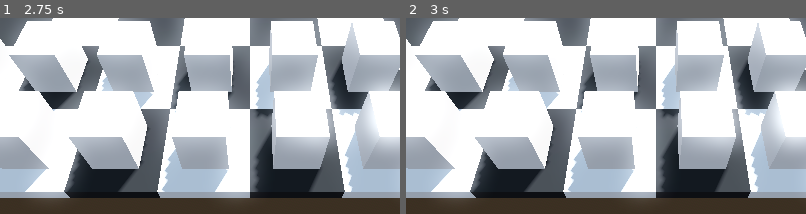
Above: before the commit, frames 1-2 (left to right).
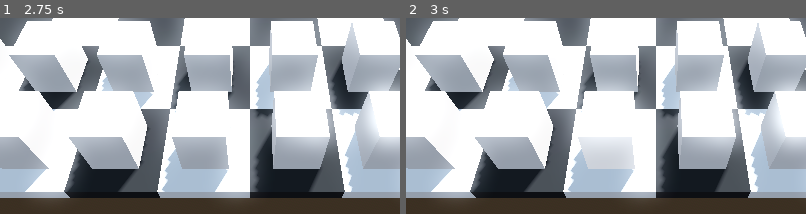
Above: after the commit, the same moments.

Repository: electricmasquerade/duelchess
Game: Godot game, scene res://Board/board.tscn
The game is run twice, just before and just after one commit, with the same random seed, the same clock (stepped at 60 frames per second) and the same inputs.
Inputs (mouse positions are % of the whole screen's width and height, from its top left):
- Up to frame 1 (2.75 s): tap Enter at 0.5, 2 s; move the mouse to (72, 44) at 0.52 s; click (72, 44) at 0.6 s; tap Space at 1.25 s; move the mouse to (30, 56) at 1.27 s; click (30, 56) at 1.35 s; move the mouse to (60, 25) at 2.02 s; click (60, 25) at 2.1 s
- Up to frame 2 (3 s): tap Space at 2.75 s; move the mouse to (45, 73) at 2.77 s; click (45, 73) at 2.85 s
The pictures show only the part of the screen within x 19-69%, y 50-100%; the shares and areas given below are measured in that part.

Frame 1 is identical in both runs. In frame 2, 2.1% of the frame differs, in the area x 43-58%, y 35-78%.

Commit message:
refactor piece handling to use a unified Piece class and improve selection logic

Diff:
--- a/Autoloads/chess_manager.gd
+++ b/Autoloads/chess_manager.gd
@@ -33,7 +33,7 @@
 	var rank: int = 8 - int(notation.substr(1, notation.length() - 1))
 	return Vector3i(file, 0, rank)
 
-func register_piece(piece: ChessPiece):
+func register_piece(piece: Piece):
 	# Registers a chess piece in the manager and notes its position.
 	var grid_position: Vector3i = piece.grid_position
 	pieces_by_position[grid_position] = piece
@@ -41,16 +41,16 @@
 	print(convert_grid_to_notation(grid_position))
 
 
-func find_legal_moves(piece: ChessPiece):
+func find_legal_moves(piece: Piece):
 	# Placeholder for legal move calculation logic.
 	var legal_moves: Array = []
 	var potential_moves: Array = []
 	# Implement specific movement rules based on piece type and color.
 	match piece.type:
-		ChessPiece.PieceType.PAWN:
+		Piece.PieceType.PAWN:
 			# get valid moves for pawn and then filter by color, captures, etc.
 			potential_moves = get_movement_vectors(piece.type)
-			if piece.color == ChessPiece.PieceColor.WHITE:
+			if piece.color == Piece.PieceColor.WHITE:
 				for i in range(potential_moves.size()):
 					potential_moves[i] = -potential_moves[i]
 			for move in potential_moves:
@@ -59,7 +59,7 @@
 				if not pieces_by_position.has(target_position):
 					legal_moves.append(target_position)
 
-		ChessPiece.PieceType.ROOK:
+		Piece.PieceType.ROOK:
 			movement_vectors = get_movement_vectors(piece.type)
 			# check all four directions until blocked
 			for vector in movement_vectors:
@@ -68,7 +68,7 @@
 					var target_position = piece.grid_position + vector * step
 					if pieces_by_position.has(target_position):
 						# check if piece at target is opponent's piece for capture
-						var target_piece: ChessPiece = pieces_by_position[target_position]
+						var target_piece: Piece = pieces_by_position[target_position]
 						if target_piece.color != piece.color:
 							legal_moves.append(target_position)
 						break
@@ -76,7 +76,7 @@
 					step += 1
 					if step > 7:
 						break
-		ChessPiece.PieceType.KNIGHT:
+		Piece.PieceType.KNIGHT:
 			potential_moves = get_movement_vectors(piece.type)
 			for move in potential_moves:
 				var target_position = piece.grid_position + move
@@ -84,10 +84,10 @@
 				if not pieces_by_position.has(target_position):
 					legal_moves.append(target_position)
 				else:
-					var target_piece: ChessPiece = pieces_by_position[target_position]
+					var target_piece: Piece = pieces_by_position[target_position]
 					if target_piece.color != piece.color:
 						legal_moves.append(target_position)
-		ChessPiece.PieceType.BISHOP:
+		Piece.PieceType.BISHOP:
 			# basically same as rook tbh
 			movement_vectors = get_movement_vectors(piece.type)
 			# check all four diagonal directions until blocked
@@ -97,7 +97,7 @@
 					var target_position = piece.grid_position + vector * step
 					if pieces_by_position.has(target_position):
 						# check if piece at target is opponent's piece for capture
-						var target_piece: ChessPiece = pieces_by_position[target_position]
+						var target_piece: Piece = pieces_by_position[target_position]
 						if target_piece.color != piece.color:
 							legal_moves.append(target_position)
 						break
@@ -105,7 +105,7 @@
 					step += 1
 					if step > 7:
 						break
-		ChessPiece.PieceType.QUEEN:
+		Piece.PieceType.QUEEN:
 			# just rook and bishop
 			movement_vectors = get_movement_vectors(piece.type)
 			# check all eight directions until blocked
@@ -115,7 +115,7 @@
 					var target_position = piece.grid_position + vector * step
 					if pieces_by_position.has(target_position):
 						# check if piece at target is opponent's piece for capture
-						var target_piece: ChessPiece = pieces_by_position[target_position]
+						var target_piece: Piece = pieces_by_position[target_position]
 						if target_piece.color != piece.color:
 							legal_moves.append(target_position)
 						break
@@ -123,14 +123,14 @@
 					step += 1
 					if step > 7:
 						break
-		ChessPiece.PieceType.KING:
+		Piece.PieceType.KING:
 			for vector in get_movement_vectors(piece.type):
 				var target_position = piece.grid_position + vector
 				# check for target validity
 				if not pieces_by_position.has(target_position):
 					legal_moves.append(target_position)
 				else:
-					var target_piece: ChessPiece = pieces_by_position[target_position]
+					var target_piece: Piece = pieces_by_position[target_position]
 					if target_piece.color != piece.color:
 						legal_moves.append(target_position)
 
@@ -138,25 +138,49 @@
 	legal_moves = legal_moves.filter(func(pos):
 		return pos.x >= 0 and pos.x < 8 and pos.z >= 0 and pos.z < 8
 	)
+	# reset values of y to 0
+	for i in range(legal_moves.size()):
+		legal_moves[i].y = 0
 	return legal_moves
 
 
-func get_movement_vectors(type: ChessPiece.PieceType):
+func get_movement_vectors(type: Piece.PieceType):
 	# Returns movement vectors for the given piece type.
 	match type:
-		ChessPiece.PieceType.PAWN:
+		Piece.PieceType.PAWN:
 			return [Vector3i(0, 0, 1)]
-		ChessPiece.PieceType.ROOK:
+		Piece.PieceType.ROOK:
 			return [Vector3i(1, 0, 0), Vector3i(-1, 0, 0), Vector3i(0, 0, 1), Vector3i(0, 0, -1)]
-		ChessPiece.PieceType.KNIGHT:
+		Piece.PieceType.KNIGHT:
 			return [Vector3i(1, 0, 2), Vector3i(1, 0, -2), Vector3i(-1, 0, 2), Vector3i(-1, 0, -2),
 					Vector3i(2, 0, 1), Vector3i(2, 0, -1), Vector3i(-2, 0, 1), Vector3i(-2, 0, -1)]
-		ChessPiece.PieceType.BISHOP:
+		Piece.PieceType.BISHOP:
 			return [Vector3i(1, 0, 1), Vector3i(1, 0, -1), Vector3i(-1, 0, 1), Vector3i(-1, 0, -1)]
-		ChessPiece.PieceType.QUEEN:
+		Piece.PieceType.QUEEN:
 			return [Vector3i(1, 0, 0), Vector3i(-1, 0, 0), Vector3i(0, 0, 1), Vector3i(0, 0, -1),
 					Vector3i(1, 0, 1), Vector3i(1, 0, -1), Vector3i(-1, 0, 1), Vector3i(-1, 0, -1)]
-		ChessPiece.PieceType.KING:
+		Piece.PieceType.KING:
 			return [Vector3i(1, 0, 0), Vector3i(-1, 0, 0), Vector3i(0, 0, 1), Vector3i(0, 0, -1),
 					Vector3i(1, 0, 1), Vector3i(1, 0, -1), Vector3i(-1, 0, 1), Vector3i(-1, 0, -1)]
 	return []
+
+func end_turn():
+	# Switches the current turn to the other player.
+	if current_turn == Turn.WHITE:
+		current_turn = Turn.BLACK
+	else:
+		current_turn = Turn.WHITE
+	print("Turn ended. Current turn: ", current_turn)
+
+func move_piece(piece: Piece, target_position: Vector3i):
+	# Moves a piece to a new position if the move is legal.
+	var legal_moves: Array = find_legal_moves(piece)
+	# TODO: handle captures
+	if target_position in legal_moves:
+		# Update internal tracking
+		pieces_by_position.erase(piece.grid_position)
+		piece.grid_position = target_position
+		pieces_by_position[target_position] = piece
+		print("Moved piece to: ", target_position)
+	else:
+		print("Illegal move attempted to: ", target_position)
--- a/Board/board.gd
+++ b/Board/board.gd
@@ -1,25 +1,25 @@
 extends Node3D
-
+# Note: let chess manager update all positions, just move pieces visually here
 @onready var grid: GridMap = $BoardGrid
 var pieces: Array = []
 var markers: Array = []
 
-var selected_piece: ChessPiece = null
+var selected_piece: Piece = null
 
 # Called when the node enters the scene tree for the first time.
 func _ready() -> void:
 	# find all pieces, add them to array, give them their grid position
 	for node in get_tree().get_nodes_in_group("chess_pieces"):
 		#print(node)
-		if node is ChessPiece:
-			var piece: ChessPiece = node
+		if node is Piece:
+			var piece: Piece = node
 			pieces.append(piece)
 			var grid_position: Vector3i = grid.local_to_map(piece.global_transform.origin)
 			piece.grid_position = grid_position
 			# Register piece in chess manager
 			GameManager.chess_manager.register_piece(piece)
 			print("Piece at grid position: ", grid_position)
-			piece.piece_focus.connect(piece_selected)
+			piece.hovered.connect(_on_piece_hovered)
 
 
 
@@ -41,21 +41,43 @@
 		query.collide_with_areas = true
 
 		var result = space_state.intersect_ray(query)
-		print(result)
+		#print(result)
 		# select piece if ray hits one
 		if result and result.has("collider"):
 			var collider = result["collider"]
-			if collider is ChessPiece:
-				var piece: ChessPiece = collider
-				piece.selected = not piece.selected
-				if piece.selected:
-					selected_piece = piece
-				else:
-					selected_piece = null
+			print(collider)
+			if collider is Piece:
+				_on_piece_clicked(collider)
 
-				piece.piece_focus.emit(piece, piece.selected)
+			elif collider is GridMap:
+
+				# get square and check if it is valid move for current piece
+				if selected_piece != null:
+					var grid_position: Vector3i = grid.local_to_map(result["position"])
+					var legal_moves: Array = GameManager.chess_manager.find_legal_moves(selected_piece)
+					print(grid_position)
+					print(legal_moves)
+					if grid_position in legal_moves:
+						print("legal")
+						# move pieces and update chess manager
+						GameManager.chess_manager.move_piece(selected_piece, grid_position)
+						#update piece position visually
+						var world_position: Vector3 = grid.map_to_local(grid_position) + Vector3(0, 0.5, 0)
+						selected_piece.global_transform.origin = world_position
+						selected_piece.grid_position = grid_position
+						#end turn
+						#GameManager.chess_manager.end_turn()
+						deselect_current_piece()
+
+				#deselect current piece
+					deselect_current_piece()
+			else:
+				deselect_current_piece()
+
+
 
 func highlight_legal_moves(moves: Array) -> void:
+	clear_move_markers()
 	# place markers on the board for each legal move
 	for move in moves:
 		#create placeholder sphere
@@ -71,14 +93,41 @@
 		marker.global_transform.origin = world_position
 		markers.append(marker)
 
-func piece_selected(piece: ChessPiece, focus: bool) -> void:
-	if focus:
-		piece.highlighted = true
-		var moves = GameManager.chess_manager.find_legal_moves(piece)
+func _on_piece_clicked(piece: Piece) -> void:
+	print("Piece clicked: ", piece)
+	# Deselect current piece if any
+	if selected_piece == piece:
+		deselect_current_piece()
+		return
+
+	if selected_piece != null:
+		deselect_current_piece()
+	# Select new piece
+	selected_piece = piece
+	piece.selected = true
+	piece.highlighted = true
+	# Find and highlight legal moves
+	var legal_moves: Array = GameManager.chess_manager.find_legal_moves(piece)
+	highlight_legal_moves(legal_moves)
+
+func deselect_current_piece() -> void:
+	if selected_piece != null:
+		selected_piece.selected = false
+		selected_piece.highlighted = false
+		selected_piece = null
+	clear_move_markers()
+
+func clear_move_markers() -> void:
+	for marker in markers:
+		marker.queue_free()
+	markers.clear()
+
+func _on_piece_hovered(piece: Piece, focused: bool) -> void:
+	# Handle piece hover events if needed
+	if selected_piece != null:
+		return
+	if focused:
+		var moves: Array = GameManager.chess_manager.find_legal_moves(piece)
 		highlight_legal_moves(moves)
 	else:
-		piece.highlighted = false
-		# remove all markers
-		for marker in markers:
-			marker.queue_free()
-		markers.clear()
+		clear_move_markers()
--- a/Pieces/piece.gd
+++ b/Pieces/piece.gd
@@ -1,5 +1,5 @@
 extends Node3D
-class_name ChessPiece
+class_name Piece
 
 var black_material_id = "uid://8s4m0g2qja6f"
 var white_material_id = "uid://pik18uq4ywa7"
@@ -32,13 +32,12 @@
 
 var selected := false:
 	set(value):
-		if value:
-			highlight.visible = true
-		else:
-			highlight.visible = highlighted
+		selected = value
+		if not value:
+			highlighted = false
 @onready var highlight: MeshInstance3D = $Highlight
 
-signal piece_focus(piece: ChessPiece, focused: bool)
+signal hovered(piece: Piece, focused: bool)
 # Called when the node enters the scene tree for the first time.
 func _ready() -> void:
 	if color == PieceColor.BLACK:
@@ -57,15 +56,12 @@
 
 
 func _on_mouse_entered() -> void:
-	if selected:
-		return
-	highlighted = true
-	# emit signal to highlight legal moves in board/chess manager
-	piece_focus.emit(self, true)
+	if not selected:
+		hovered.emit(self, true)
+		highlighted = true
 
 
 func _on_mouse_exited() -> void:
-	if selected:
-		return
-	highlighted = false
-	piece_focus.emit(self, false)
+	if not selected:
+		hovered.emit(self, false)
+		highlighted = false
